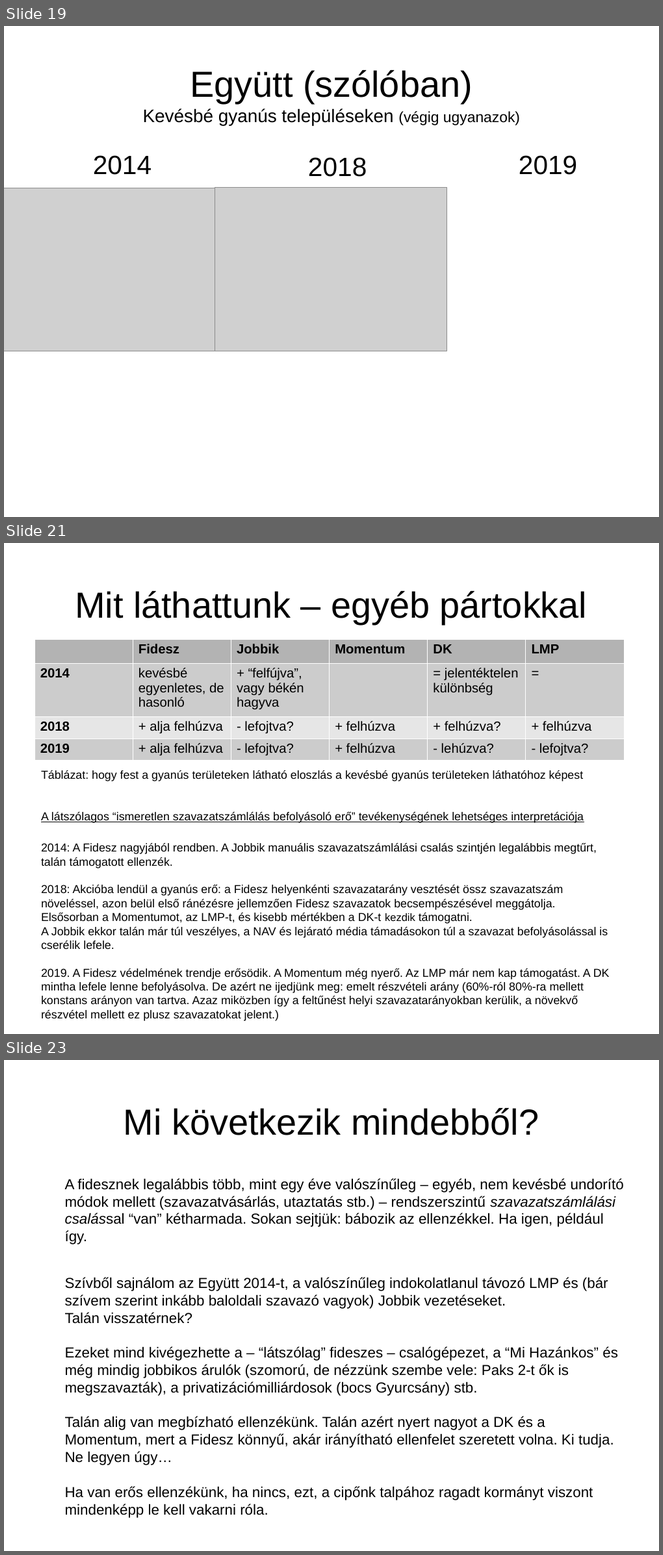
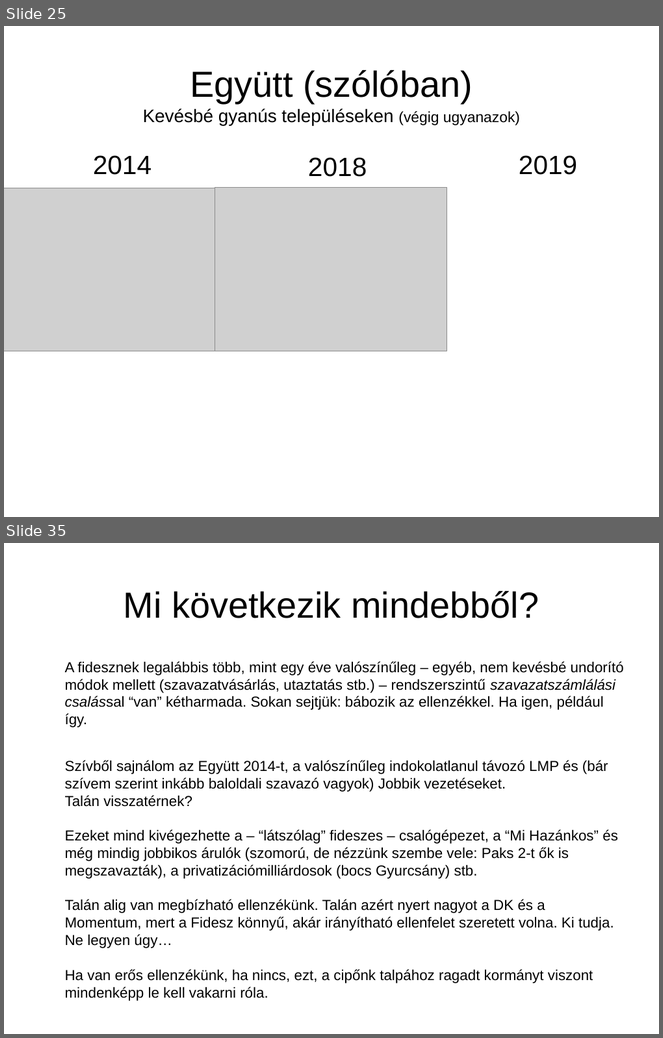
Before and after one commit to brezniczky/ep_elections_2019_hun, a slide deck: slides/hun/slides.odp. Shown one above the other, each under a label of ours: slides 19, 21 and 23 before the commit, slides 25 and 35 after it; the slides between them are not shown. The pictures are 663x1555 and 663x1038 pixels, drawn with LibreOffice and Linux fonts; fonts in the diff are those of the drawing; grey boxes stand for pictures. Boxes give left, top, right and bottom in pixels: in the first picture for what was removed or moved away, otherwise in the second. Text is boxed around its words. In the diff, an @@ line names an element or a change of style, - is before the commit and + after.

```diff
--- a/slides/hun/slides.odp
+++ b/slides/hun/slides.odp
@@ slide 21 removed at (4,543,659,1034), background #FFFFFF @@
@@ title removed at (75,591,588,624) @@
-Mit láthattunk – egyéb pártokkal
@@ table removed at (35,639,623,759), 4 rows, 6 columns @@
- | Fidesz | Jobbik | Momentum | DK | LMP
-2014 | kevésbé egyenletes, de hasonló | + “felfújva”, vagy békén hagyva |  | = jelentéktelen különbség | =
-2018 | + alja felhúzva | - lefojtva? | + felhúzva | + felhúzva? | + felhúzva
-2019 | + alja felhúzva | - lefojtva? | + felhúzva | - lehúzva? | - lefojtva?
@@ text removed at (41,771,610,1021) @@
-Táblázat: hogy fest a gyanús területeken látható eloszlás a kevésbé gyanús területeken láthatóhoz képest
-A látszólagos “ismeretlen szavazatszámlálás befolyásoló erő” tevékenységének lehetséges interpretációja
-2014: A Fidesz nagyjából rendben. A Jobbik manuális szavazatszámlálási csalás szintjén legalábbis megtűrt, talán támogatott ellenzék.
-2018: Akcióba lendül a gyanús erő: a Fidesz helyenkénti szavazatarány vesztését össz szavazatszám növeléssel, azon belül első ránézésre jellemzően Fidesz szavazatok becsempészésével meggátolja.
-Elsősorban a Momentumot, az LMP-t, és kisebb mértékben a DK-t kezdik támogatni.
-A Jobbik ekkor talán már túl veszélyes, a NAV és lejárató média támadásokon túl a szavazat befolyásolással is cserélik lefele.
-2019. A Fidesz védelmének trendje erősödik. A Momentum még nyerő. Az LMP már nem kap támogatást. A DK mintha lefele lenne befolyásolva. De azért ne ijedjünk meg: emelt részvételi arány (60%-ról 80%-ra mellett konstans arányon van tartva. Azaz miközben így a feltűnést helyi szavazatarányokban kerülik, a növekvő részvétel mellett ez plusz szavazatokat jelent.)
@@ what was slide 19 is now slide 25 @@
@@ what was slide 23 is now slide 35 @@
```
Also in this commit, not shown: 6 slides changed, 14 slides added, 1 other slide removed, 2 other files.
